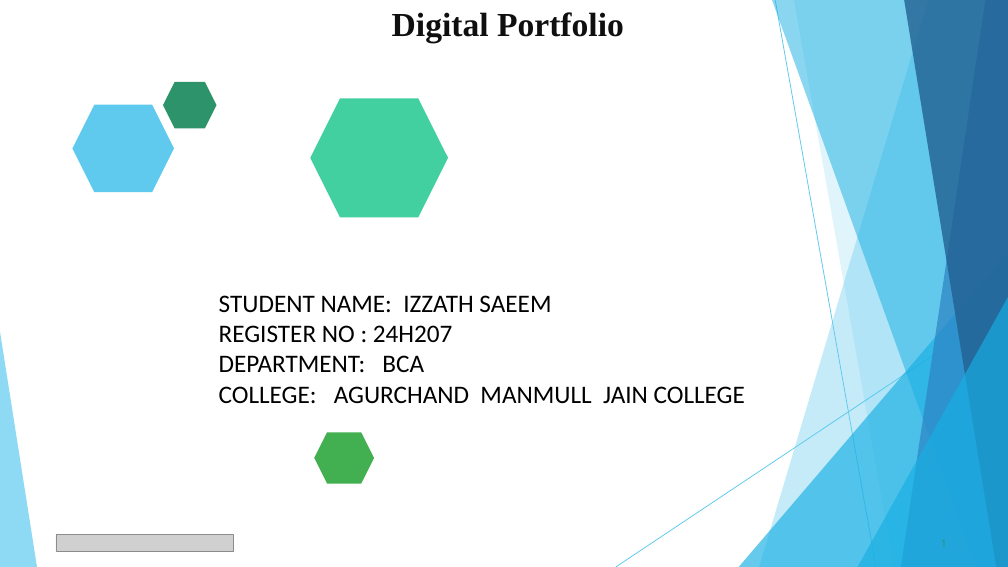
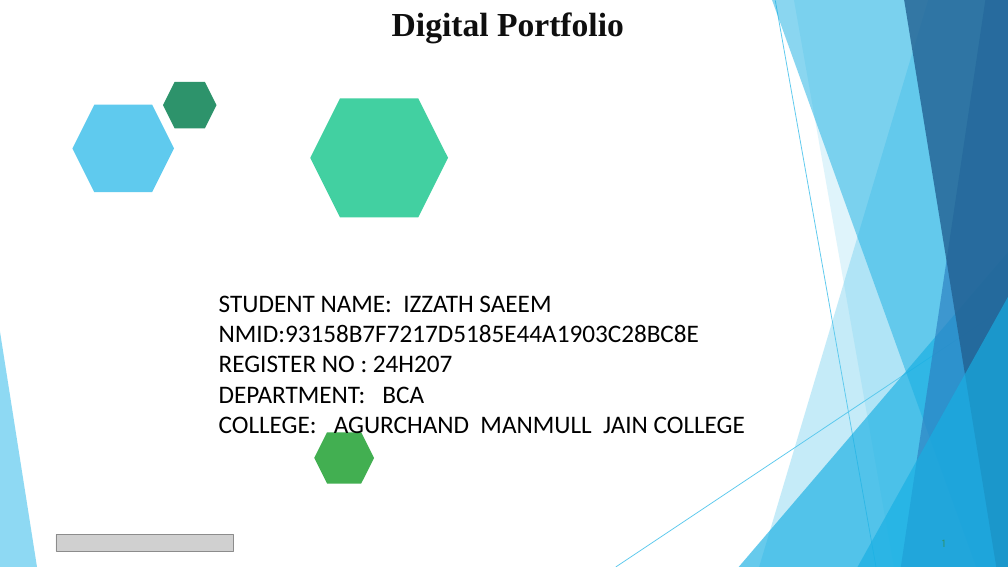
Before and after one commit to 24h207-cloud/TNSDC-FWD-DigitalPortfolio, a slide deck: slide 1 of project_ppt[1].pptx. Drawn at 1008x567 pixels with LibreOffice and Linux fonts; fonts in the diff are those of the drawing; grey boxes stand for pictures. Boxes give left, top, right and bottom in pixels: in the first picture for what was removed or moved away, otherwise in the second. Text is boxed around its words. In the diff, an @@ line names an element or a change of style, - is before the commit and + after.

```diff
--- a/project_ppt[1].pptx
+++ b/project_ppt[1].pptx
@@ text at [219,324,699,343]: paragraph added @@
+NMID:93158B7F7217D5185E44A1903C28BC8E
```
